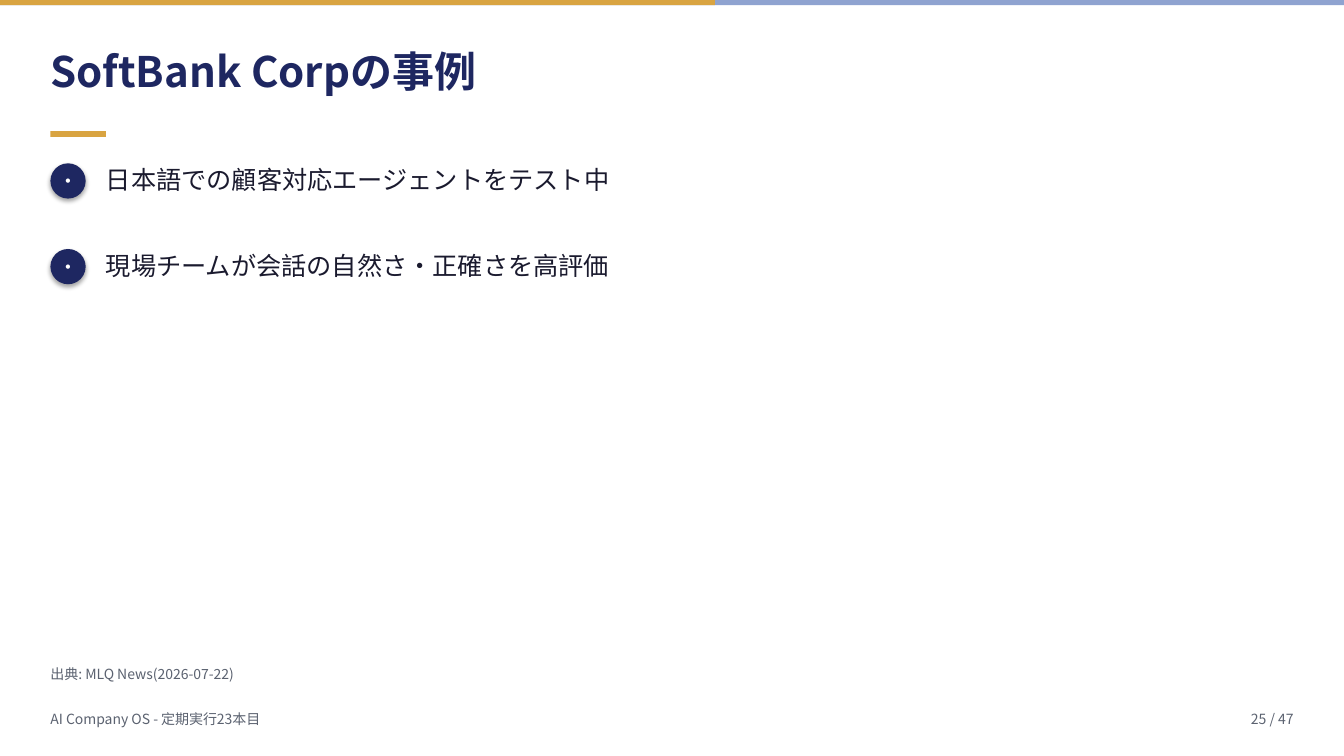
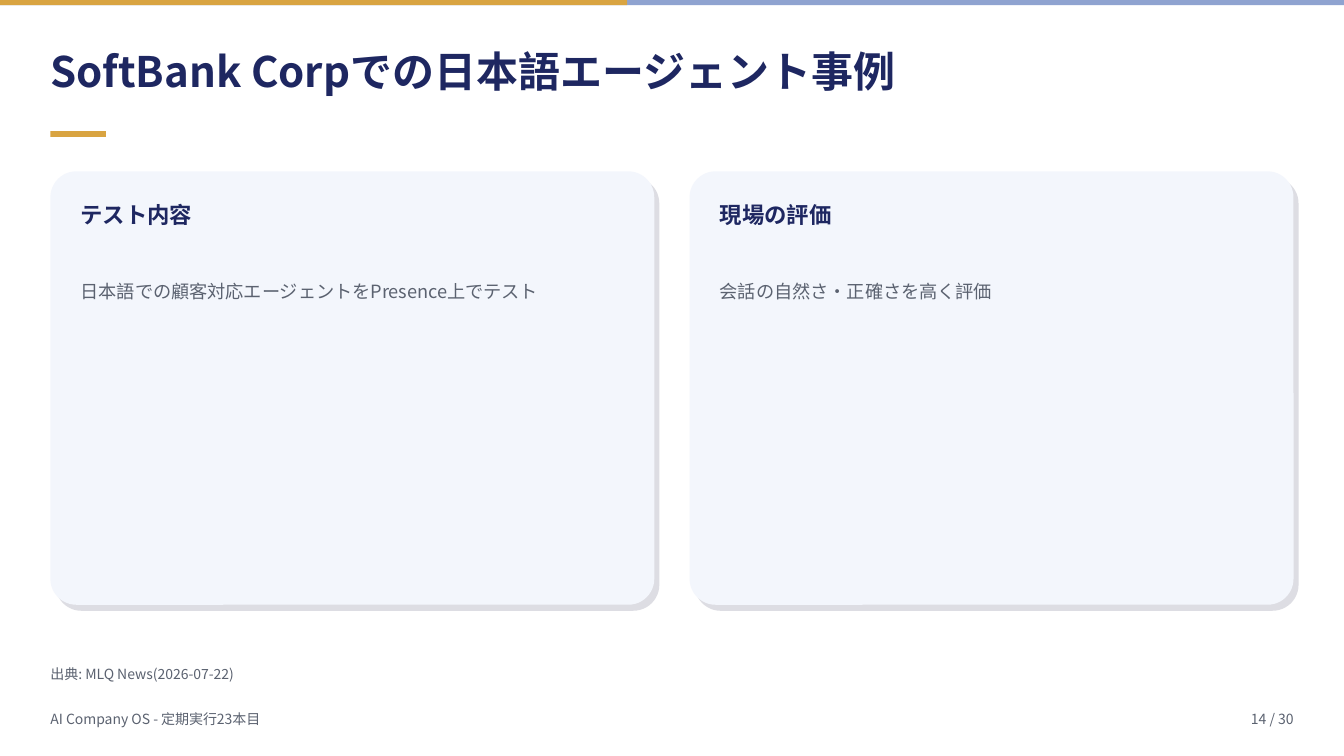
Before and after one commit to mako0120/llm-travel-mvp, a slide deck: slide 14 of ai-company-os/assets/2026-07-23_openai-presence-agent-platform/deck.pptx (slide 25 before the commit). Drawn at 1344x756 pixels with LibreOffice and Linux fonts; fonts in the diff are those of the drawing. Boxes give left, top, right and bottom in pixels: in the first picture for what was removed or moved away, otherwise in the second. Text is boxed around its words. In the diff, an @@ line names an element or a change of style, - is before the commit and + after.

```diff
--- a/ai-company-os/assets/2026-07-23_openai-presence-agent-platform/deck.pptx
+++ b/ai-company-os/assets/2026-07-23_openai-presence-agent-platform/deck.pptx
@@ rectangle: place and size @@
-rectangle at (0,0,715,5)
+rectangle at (0,0,627,5)
@@ text at (50,51,895,96): text changed @@
-SoftBank Corpの事例
+SoftBank Corpでの日本語エージェント事例
@@ ellipse removed at (50,163,86,199) @@
-・
@@ rounded rectangle added at (50,171,654,605), fill #F3F6FC @@
@@ rounded rectangle added at (55,177,659,611), fill #DDDDE3 @@
@@ rounded rectangle added at (690,171,1294,605), fill #F3F6FC @@
@@ rounded rectangle added at (695,177,1299,611), fill #DDDDE3 @@
@@ text added at (81,204,193,225), 16 pt, text #1E2761, bold @@
+テスト内容
@@ text added at (720,204,832,225), 16 pt, text #1E2761, bold @@
+現場の評価
@@ ellipse removed at (50,249,86,284) @@
-・
@@ text at (81,282,539,300): text changed; size 18 to 13 pt; text colour #1A1A2E to #5B6270 @@
-日本語での顧客対応エージェントをテスト中
+日本語での顧客対応エージェントをPresence上でテスト
@@ text at (720,283,992,300): text changed; size 18 to 13 pt; text colour #1A1A2E to #5B6270 @@
-現場チームが会話の自然さ・正確さを高評価
+会話の自然さ・正確さを高く評価
@@ text at (1251,713,1294,724): text changed @@
-25 / 47
+14 / 30
```
Also in this commit, not shown: 26 other slides changed, 2 slides added, 19 slides removed, 5 other files.
